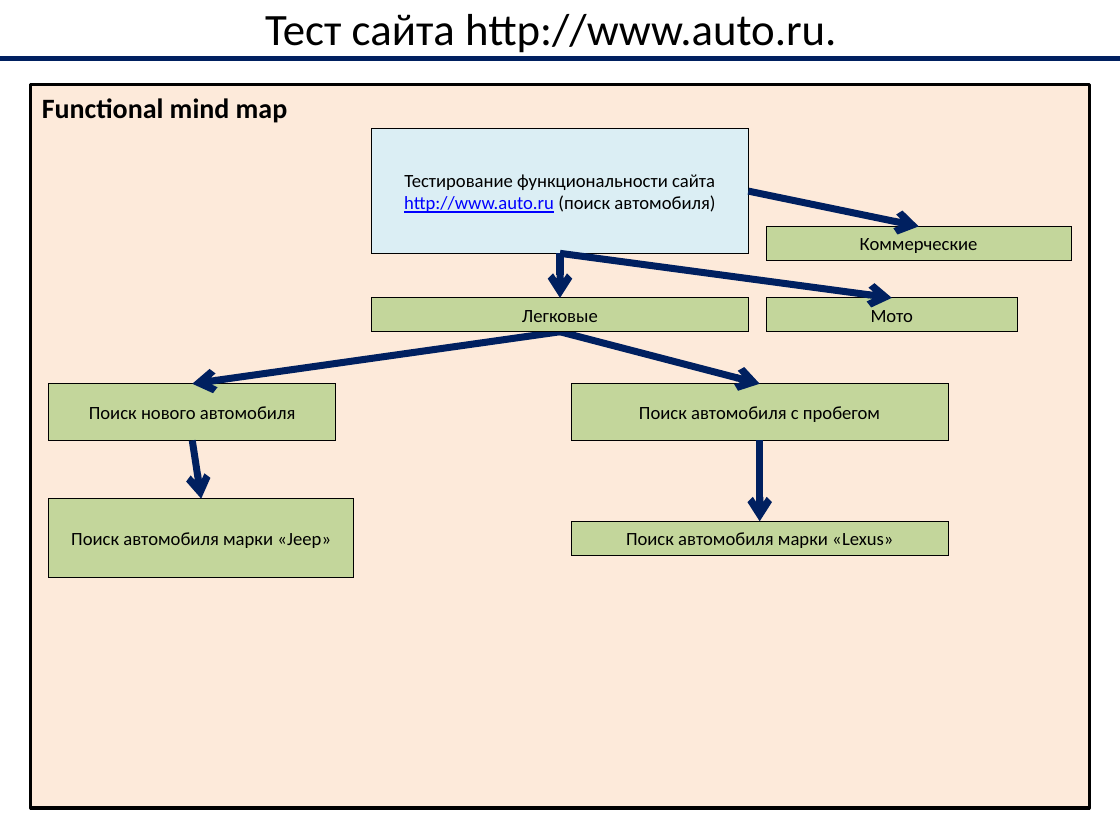
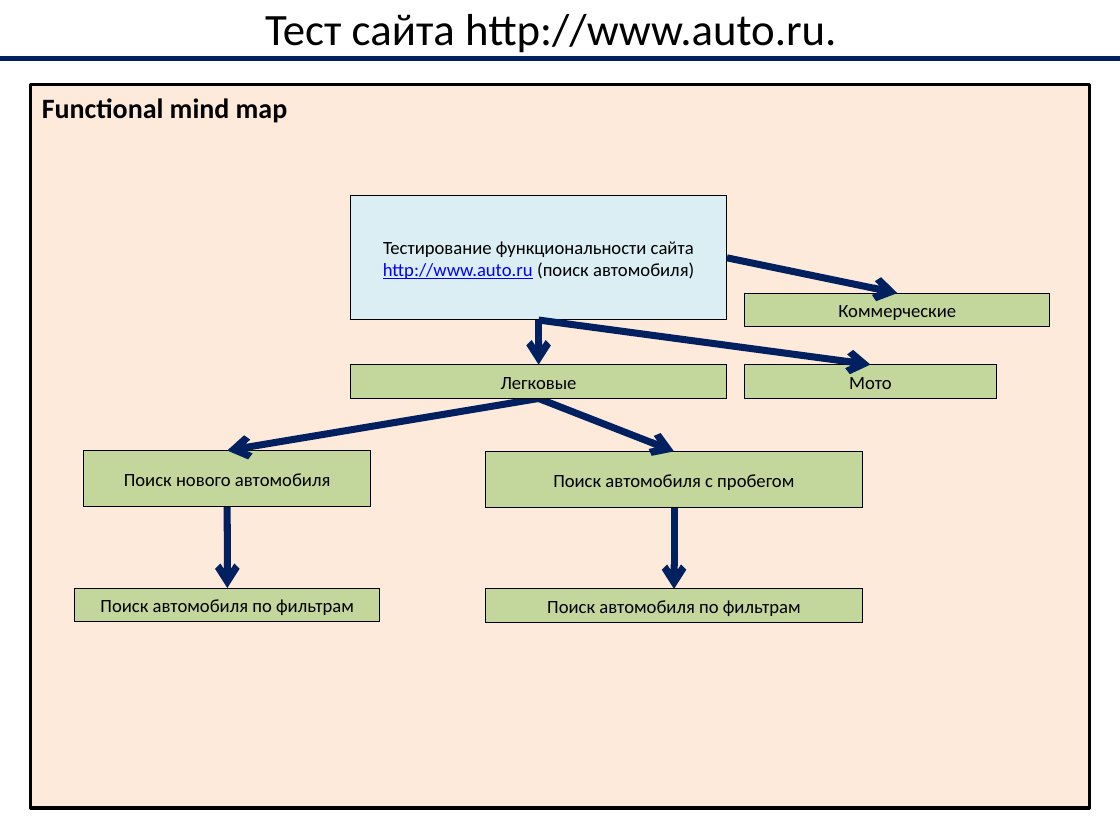
Before and after one commit to AndyFuriousCoder/MindMap, a slide deck: slide 1 of Тест сайта www_auto_ru.pptx. Drawn at 1120x840 pixels with LibreOffice and Linux fonts; fonts in the diff are those of the drawing. Boxes give left, top, right and bottom in pixels: in the first picture for what was removed or moved away, otherwise in the second. Text is boxed around its words. In the diff, an @@ line names an element or a change of style, - is before the commit and + after.

```diff
--- a/Тест сайта www_auto_ru.pptx
+++ b/Тест сайта www_auto_ru.pptx
@@ 4 rectangles, 3 arrows moved together from (x1=372, y1=129, x2=1071, y2=332) to (x1=351, y1=196, x2=1049, y2=399) @@
@@ arrow moved from (560, 332) - (193, 384) to (539, 399) - (227, 450) @@
@@ arrow moved from (560, 332) - (759, 384) to (539, 399) - (674, 451) @@
@@ rectangle "Поиск нового автомобиля" moved from (x1=49, y1=384, x2=336, y2=440) to (x1=84, y1=450, x2=371, y2=506) @@
@@ rectangle "Поиск автомобиля с пробегом" moved from (x1=571, y1=384, x2=948, y2=440) to (x1=486, y1=451, x2=862, y2=507) @@
@@ arrow moved from (193, 440) - (202, 498) to (227, 507) - (227, 588) @@
@@ arrow moved from (759, 440) - (759, 521) to (674, 508) - (674, 589) @@
@@ rectangle "Поиск автомобиля по фильтрам" resized from (x1=49, y1=498, x2=354, y2=578) to (x1=75, y1=588, x2=380, y2=622) @@
@@ text in rectangle at (x1=100, y1=599, x2=354, y2=615): text changed @@
-Поиск автомобиля марки «Jeep»
+Поиск автомобиля по фильтрам
@@ rectangle "Поиск автомобиля по фильтрам" moved from (x1=571, y1=521, x2=948, y2=554) to (x1=486, y1=589, x2=862, y2=623) @@
@@ text in rectangle at (x1=547, y1=600, x2=801, y2=616): text changed @@
-Поиск автомобиля марки «Lexus»
+Поиск автомобиля по фильтрам
```
